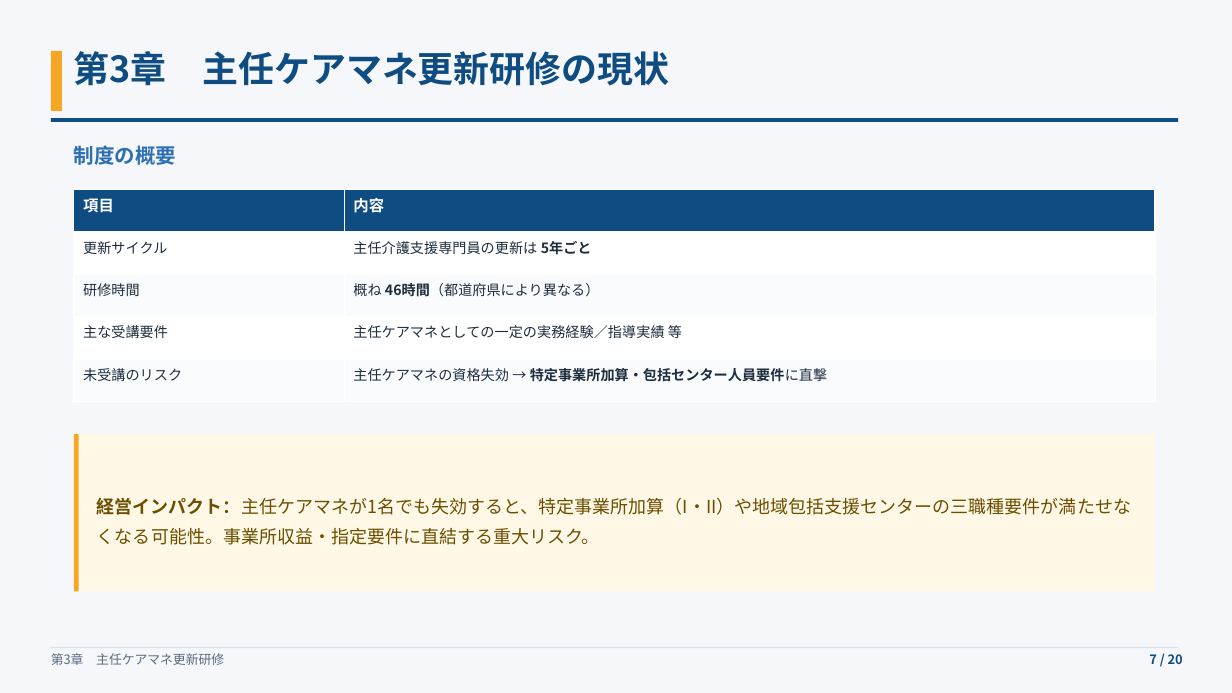
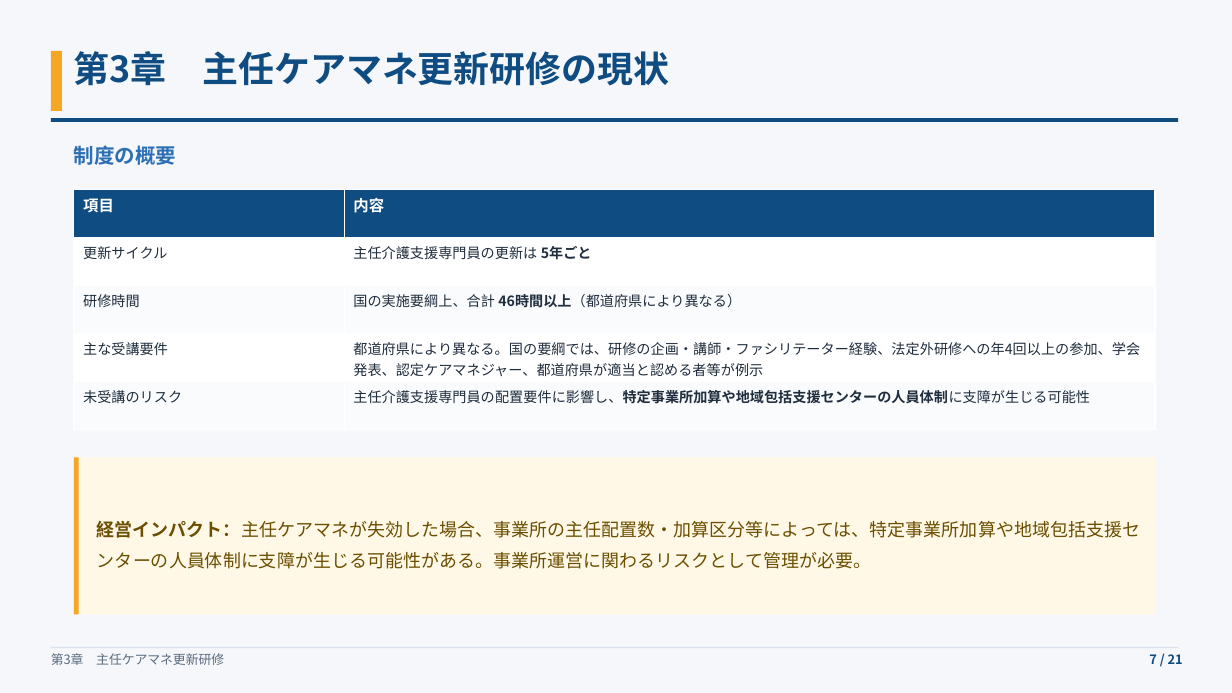
Before and after one commit to tohmichi18-stack/kaigo-ga-app, a slide deck: slide 7 of slides/法定研修制度改正への対応と主任ケアマネ更新研修の戦略.pptx. Drawn at 1232x693 pixels with LibreOffice and Linux fonts; fonts in the diff are those of the drawing. Boxes give left, top, right and bottom in pixels: in the first picture for what was removed or moved away, otherwise in the second. Text is boxed around its words. In the diff, an @@ line names an element or a change of style, - is before the commit and + after.

```diff
--- a/slides/法定研修制度改正への対応と主任ケアマネ更新研修の戦略.pptx
+++ b/slides/法定研修制度改正への対応と主任ケアマネ更新研修の戦略.pptx
@@ table at box(74, 189, 1155, 430) @@
-row 3, column 2: 概ね 46時間（都道府県により異なる）
+row 3, column 2: 国の実施要綱上、合計 46時間以上（都道府県により異なる）
-row 4, column 2: 主任ケアマネとしての一定の実務経験／指導実績 等
+row 4, column 2: 都道府県により異なる。国の要綱では、研修の企画・講師・ファシリテーター経験、法定外研修への年4回以上の参加、学会発表、認定ケアマネジャー、都道府県が適当と認める者等が例示
-row 5, column 2: 主任ケアマネの資格失効 → 特定事業所加算・包括センター人員要件に直撃
+row 5, column 2: 主任介護支援専門員の配置要件に影響し、特定事業所加算や地域包括支援センターの人員体制に支障が生じる可能性
@@ rectangle: place and size @@
-rectangle at box(74, 434, 1155, 592)
+rectangle at box(74, 457, 1155, 615)
@@ rectangle: place and size @@
-rectangle at box(74, 434, 79, 592)
+rectangle at box(74, 457, 79, 615)
@@ text at box(97, 521, 1140, 569): text changed @@
-経営インパクト：主任ケアマネが1名でも失効すると、特定事業所加算（I・II）や地域包括支援センターの三職種要件が満たせなくなる可能性。事業所収益・指定要件に直結する重大リスク。
+経営インパクト：主任ケアマネが失効した場合、事業所の主任配置数・加算区分等によっては、特定事業所加算や地域包括支援センターの人員体制に支障が生じる可能性がある。事業所運営に関わるリスクとして管理が必要。
@@ text at box(1149, 654, 1183, 664): text changed @@
-7 / 20
+7 / 21
```
Also in this commit, not shown: 18 other slides changed, 1 slide added, 2 other files.
